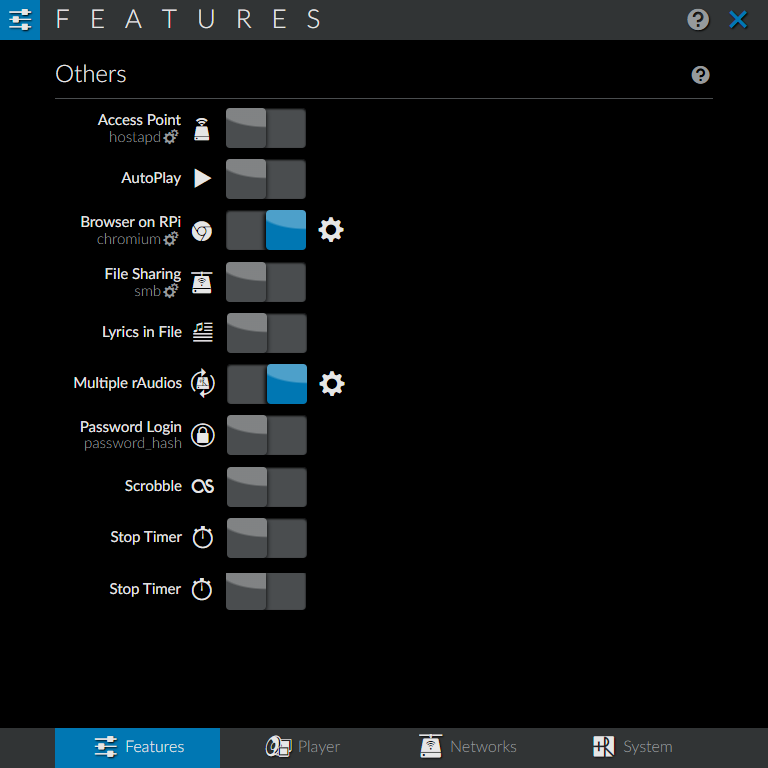
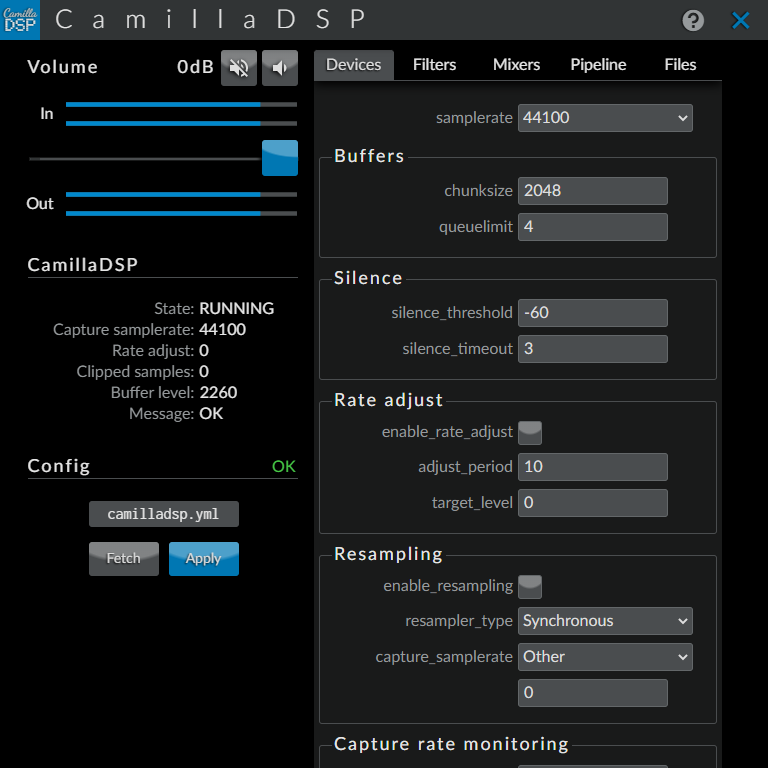
Two versions of the same layered image (768×768). Layer-by-layer changes:
added layer "Layer 49" above "Layer 44" over [0, 6, 768, 768]
showed "Layer 44" over [0, 6, 768, 768]
showed "player" over [0, 728, 768, 768]
hid "featuresB" over [0, 728, 768, 768]
hid "Layer 46" over [68, 102, 362, 625]
hid "features2" over [0, 6, 768, 768]
painted on "features1" over [6, 7, 750, 768]
